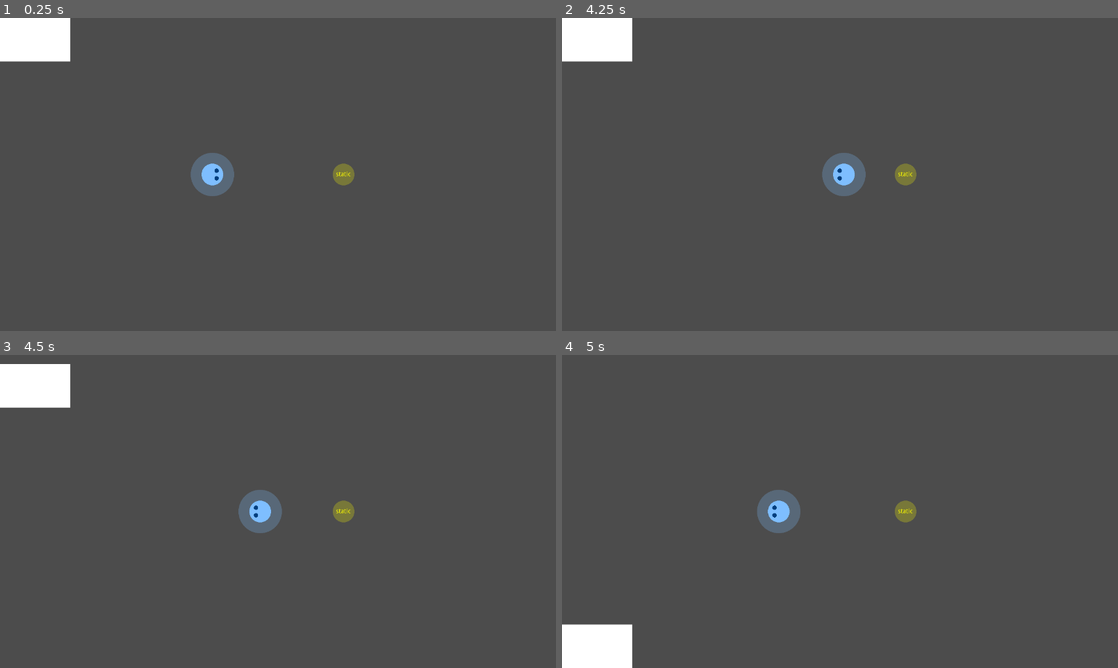
Above: before the commit, frames 1-4 (two rows, left to right).
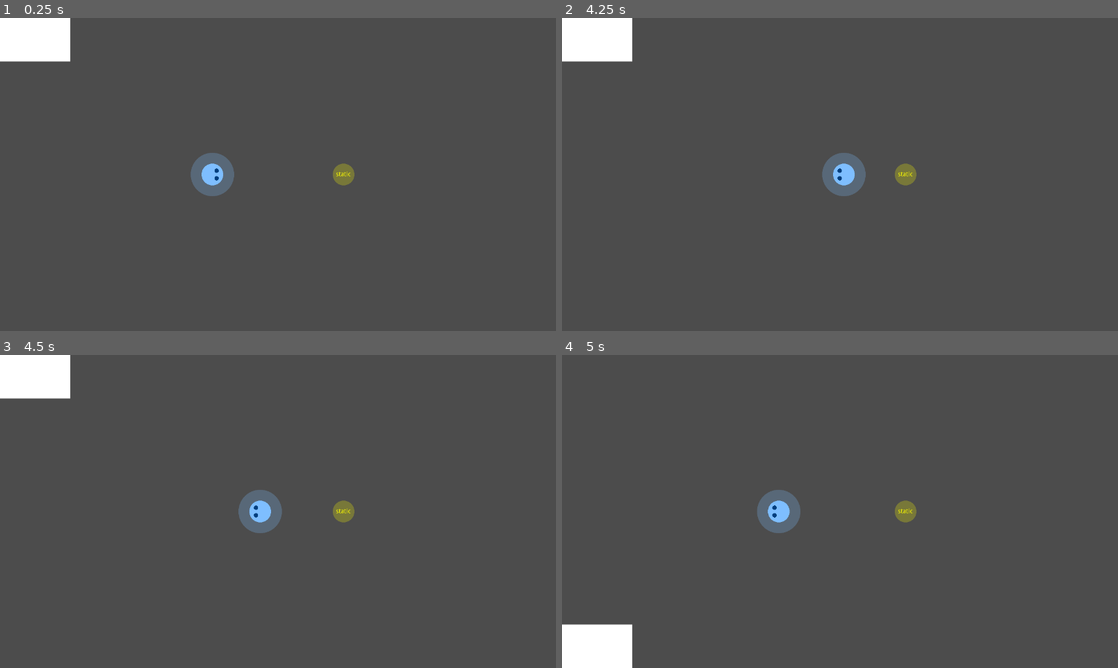
Above: after the commit, the same moments.

Repository: saimukzi/NfaoPoSim
Game: Godot game, scene res://DebugStage/DebugStage.tscn
Two runs of this game, one before a commit and one after it. Both use one fixed random seed, a clock stepped at 60 frames per second and the inputs below. Sound files missing from this copy of the repository are replaced by a short silence.
Inputs:
- Up to frame 1 (0.25 s): no input
- Up to frame 2 (4.25 s): tap Enter at 0.5 s; hold Right (game_right) 0.53-1.28 s; hold Z (game_eat) 0.53-1.28 s; hold Down (game_down) 1.28-2.03 s; tap Z (game_eat) at 1.35, 2.85 s; hold Right (game_right) 2.03-2.78 s; hold Z (game_eat) 2.03-2.78 s; hold Up (game_up) 2.78-3.53 s; hold Left (game_left) from 3.53 s (still down); hold Z (game_eat) from 3.53 s (still down)
- Up to frame 3 (4.5 s): keep holding Left (game_left); release Z (game_eat) at 4.28 s; tap Z (game_eat) at 4.35 s
- Up to frame 4 (5 s): keep holding Left (game_left)

Frames 1-2 are identical in both runs. In frame 3, 0.8% of the frame differs, in the area x 0-13%, y 0-17%; in frame 4, nothing differs.

Commit message:
move part of anthem logic to flag

Diff:
--- a/GameBase/AnthemSystem.gd
+++ b/GameBase/AnthemSystem.gd
@@ -1,6 +1,7 @@
 extends Node
 
 export(bool) var auto_play = true
+export(float) var flag_prepare_sec = 0.5
 export(float) var flag_down_sec = 0.5
 export(float) var idle_sec_min = 3.0
 export(float) var idle_sec_max = 6.0
@@ -9,100 +10,21 @@
 
 onready var rand = $"/root/Runtime".rand
 onready var timer = $Timer
-onready var audio_player = $AudioStreamPlayer
-onready var state_machine = MyStateMachine.new(self)
-onready var audio_length = audio_player.stream.get_length()
 
 signal anthem_end()
 
 func _ready():
 	if auto_play:
-		state_machine.set_next_state(Idle.new())
-	else:
-		state_machine.set_next_state(Stop.new())
+		$Timer.start(rand.randf_range(idle_sec_min,idle_sec_max))
 
 func reg_flag(flag_node):
 	flag_node_ary.append(flag_node)
-
-func _physics_process(_delta):
-	state_machine.tick()
-
-func _process(delta):
-	state()._process(delta)
+	flag_node.connect("flag_done",self,"_on_flag_done")
 
 func _on_Timer_timeout():
-	state()._on_Timer_timeout()
+	var flag_node = flag_node_ary[rand.randi_range(0,flag_node_ary.size()-1)]
+	flag_node.play()
 
-func _on_AudioStreamPlayer_finished():
-	state()._on_AudioStreamPlayer_finished()
-
-class MyState extends StateMachine.State:
-	var anthem_system
-	func init():
-		anthem_system = state_machine.anthem_system
-	func is_playing():
-		return false
-	func _process(_delta):
-		pass
-	func _on_Timer_timeout():
-		pass
-	func _on_AudioStreamPlayer_finished():
-		pass
-
-class Stop extends MyState:
-	pass
-
-class Idle extends MyState:
-	func start():
-		anthem_system.timer.start(anthem_system.rand.randf_range(anthem_system.idle_sec_min,anthem_system.idle_sec_max))
-	func _on_Timer_timeout():
-		if anthem_system.auto_play:
-			set_next_state(FlagDown.new())
-		else:
-			set_next_state(Stop.new())
-
-class FlagDown extends MyState:
-	var flag_node
-	func start():
-		var flag_node_ary = anthem_system.flag_node_ary
-		flag_node = flag_node_ary[anthem_system.rand.randi_range(0,flag_node_ary.size()-1)]
-		anthem_system.timer.start(anthem_system.flag_down_sec)
-	func _process(_delta):
-		var ret = anthem_system.timer.time_left/anthem_system.timer.wait_time
-		ret = clamp(ret,0,1)
-		flag_node.update_flag(ret)
-	func _on_Timer_timeout():
-		set_next_state(FlagUp.new(flag_node))
-	func end():
-		flag_node.update_flag(0)
-
-class FlagUp extends MyState:
-	var flag_node
-	func _init(flag_node).():
-		self.flag_node = flag_node
-	func start():
-		anthem_system.audio_player.play()
-	func _process(_delta):
-		var ret = anthem_system.audio_player.get_playback_position()
-		ret /= anthem_system.audio_length
-		ret = clamp(ret,0,1)
-		flag_node.update_flag(ret)
-	func _on_AudioStreamPlayer_finished():
-		set_next_state(Idle.new())
-	func is_playing():
-		return true
-	func end():
-		flag_node.update_flag(1)
-
-class MyStateMachine extends StateMachine:
-	var anthem_system
-	func _init(_anthem_system):
-		self.anthem_system = _anthem_system
-	func default_state():
-		return MyState.new()
-
-func state():
-	return state_machine.state
-
-func is_playing():
-	return state().is_playing()
+func _on_flag_done():
+	if auto_play:
+		$Timer.start(rand.randf_range(idle_sec_min,idle_sec_max))
--- a/GameBase/Flag.gd
+++ b/GameBase/Flag.gd
@@ -1,4 +1,6 @@
 extends Node2D
+
+signal flag_done()
 
 export(NodePath) var anthem_system
 onready var anthem_system_node = get_node(anthem_system)
@@ -9,13 +11,57 @@
 func update_flag(height):
 	$FlagPath/FlagControl.unit_offset = height
 
+func play():
+	state_machine.set_next_state(FlagPrepare.new())
+
+func _on_PrepareTimer_timeout():
+	state()._on_PrepareTimer_timeout()
+
+func _on_AudioStreamPlayer2D_finished():
+	state()._on_AudioStreamPlayer2D_finished()
+
+func _physics_process(_delta):
+	state_machine.tick()
+
+func _process(delta):
+	state()._process(delta)
+
 class MyState extends StateMachine.State:
 	var flag_node
 	func init():
-		flag_node = state_machine.flag_node
+		self.flag_node = state_machine.flag_node
+	func _process(delta):
+		pass
+	func _on_PrepareTimer_timeout():
+		pass
+	func _on_AudioStreamPlayer2D_finished():
+		pass
 
 class Idle extends MyState:
 	pass
+
+class FlagPrepare extends MyState:
+	func start():
+		flag_node.get_node('PrepareTimer').start(flag_node.anthem_system_node.flag_prepare_sec)
+	func _on_PrepareTimer_timeout():
+		set_next_state(FlagUp.new())
+
+class FlagUp extends MyState:
+	var player
+	func start():
+		self.player = flag_node.get_node('AudioStreamPlayer2D')
+		self.player.play()
+	func _process(_delta):
+		var ret = self.player.get_playback_position()
+		ret /= player.stream.get_length()
+		ret = clamp(ret,0,1)
+		flag_node.update_flag(ret)
+	func _on_AudioStreamPlayer2D_finished():
+		set_next_state(Idle.new())
+	func end():
+		self.player.seek(0)
+		flag_node.update_flag(1)
+		flag_node.emit_signal("flag_done")
 
 class MyStateMachine extends StateMachine:
 	var flag_node
--- a/GameBase/GameBase.tscn
+++ b/GameBase/GameBase.tscn
@@ -41,14 +41,17 @@
 [node name="Polygon2D" type="Polygon2D" parent="Map/LeftFlag/FlagPath/FlagControl/Flag"]
 polygon = PoolVector2Array( -81, -50, 81, -50, 81, 50, -81, 50 )
 
+[node name="PrepareTimer" type="Timer" parent="Map/LeftFlag"]
+
+[node name="AudioStreamPlayer2D" type="AudioStreamPlayer2D" parent="Map/LeftFlag"]
+stream = ExtResource( 2 )
+
 [node name="AnthemSystem" type="Node" parent="."]
 script = ExtResource( 1 )
-
-[node name="AudioStreamPlayer" type="AudioStreamPlayer" parent="AnthemSystem"]
-stream = ExtResource( 2 )
 
 [node name="Timer" type="Timer" parent="AnthemSystem"]
 one_shot = true
 
-[connection signal="finished" from="AnthemSystem/AudioStreamPlayer" to="AnthemSystem" method="_on_AudioStreamPlayer_finished"]
+[connection signal="timeout" from="Map/LeftFlag/PrepareTimer" to="Map/LeftFlag" method="_on_PrepareTimer_timeout"]
+[connection signal="finished" from="Map/LeftFlag/AudioStreamPlayer2D" to="Map/LeftFlag" method="_on_AudioStreamPlayer2D_finished"]
 [connection signal="timeout" from="AnthemSystem/Timer" to="AnthemSystem" method="_on_Timer_timeout"]
